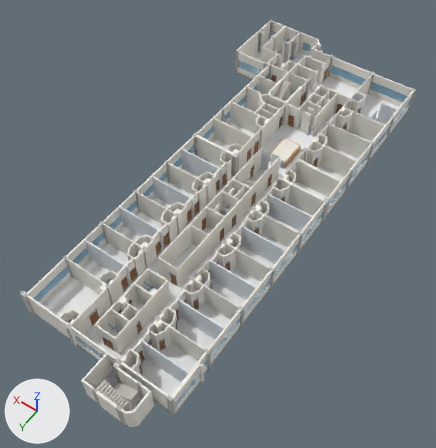
The glTF model public/p2/solca_p2.glb: old version first, new version second.
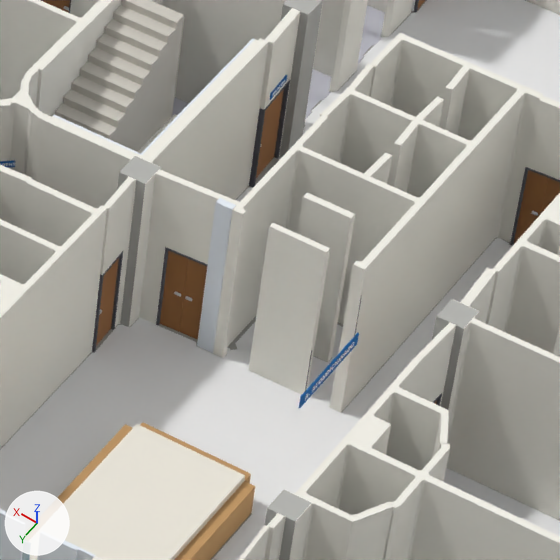
The first picture shows the older version from a camera (50 mm lens) standing at (45.3, 120.9, 62.8) and looking at (74.6, 79.8, -1.7). The close-ups show the older and then the newer version on the part from 61% to 79% of the width and 18% to 35% of the height of that picture. Only the edits that show in the close-ups are written down. Lighting does not change. The marker at lower left points along +X, +Y and +Z.

Objects in the first close-up: 'escaleras|0.608,0.578,0.518|0.00', 'letreros|0.002,0.130,0.423|0.00', 'muebles|0.548,0.314,0.130|0.00', 'muebles|0.865,0.828,0.740|0.00', 'muros|0.102,0.109,0.130|0.00', 'muros|0.360,0.160,0.053|0.00', 'muros|0.462,0.462,0.436|0.00', 'muros|0.810,0.865,0.922|0.00', 'muros|0.902,0.884,0.810|0.00', 'pisos|0.384,0.384,0.360|0.00', 'pisos|0.548,0.548,0.608|0.00', 'pisos|0.865,0.865,0.865|0.00' and 4 more.
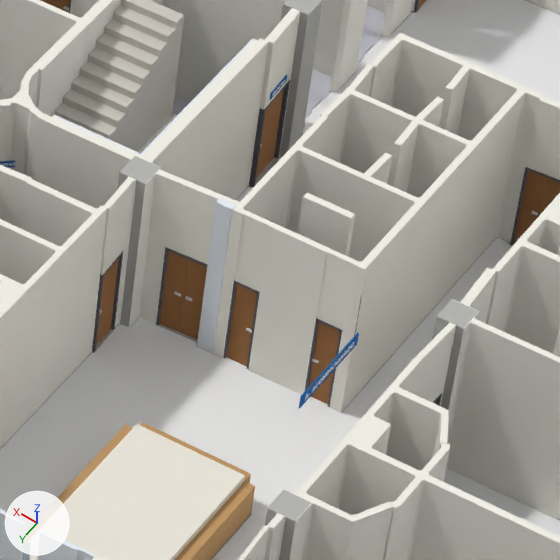
Patch to the scene script:
```diff
--- a/public/p2/solca_p2.glb.py
+++ b/public/p2/solca_p2.glb.py
@@ me_muros_0_102_0_109_0_130_0_00 @@
 # used by ob_muros_0_102_0_109_0_130_0_00; location = (1.54, -0.4, 0.0)
-me_muros_0_102_0_109_0_130_0_00.from_pydata(...)  # 1780 vertices, 3204 faces; spans x 66.7..82.9, y 43.4..104.8, z 0.0..2.1
+me_muros_0_102_0_109_0_130_0_00.from_pydata(...)  # 1820 vertices, 3276 faces; spans x 66.7..82.9, y 43.4..104.8, z 0.0..2.1
+# me_muros_0_102_0_109_0_130_0_00 part 1: the loose piece of 20 vertices spanning x 68.3..68.5, y 58.3..59.5, z 0.0..2.1 is copied, and the copy is scaled about its middle by (2.39, 0.127, 1), then moved by (2.6, 0.8, 0.0); it spans x 70.7..71.3, y 59.7..59.8, z 0.0..2.1
+# me_muros_0_102_0_109_0_130_0_00 part 2: the loose piece of 20 vertices spanning x 73.8..74.8, y 59.5..59.8, z 0.0..2.1 is copied, and the copy is scaled about its middle by (-0.578, -0.759, 1), then moved by (-1.4, 0.1, 0.0); it spans x 72.6..73.2, y 59.7..59.8, z 0.0..2.1
 me_muros_0_102_0_109_0_130_0_00.materials.append(mat_material_8)
@@ me_muros_0_360_0_160_0_053_0_00 @@
 # used by ob_muros_0_360_0_160_0_053_0_00; location = (1.54, -0.4, 0.0)
-me_muros_0_360_0_160_0_053_0_00.from_pydata(...)  # 752 vertices, 1128 faces; spans x 66.8..82.8, y 43.5..104.7, z 0.0..2.0
+me_muros_0_360_0_160_0_053_0_00.from_pydata(...)  # 768 vertices, 1152 faces; spans x 66.8..82.8, y 43.5..104.7, z 0.0..2.0
+# me_muros_0_360_0_160_0_053_0_00 part 3: a new loose piece, a box spanning x 70.75..71.25, y 59.705..59.745, z 0.01..2.05, in mat_material_6 (brown #a16e40)
+# me_muros_0_360_0_160_0_053_0_00 part 4: a new loose piece, a box spanning x 72.65..73.15, y 59.705..59.745, z 0.01..2.05, in mat_material_6 (brown #a16e40)
 me_muros_0_360_0_160_0_053_0_00.materials.append(mat_material_6)
@@ me_muros_0_902_0_884_0_810_0_00 @@
 # used by ob_muros_0_902_0_884_0_810_0_00; location = (1.54, -0.4, 0.0)
-me_muros_0_902_0_884_0_810_0_00.from_pydata(...)  # 4827 vertices, 9532 faces; spans x 60.9..88.6, y 43.2..108.7, z 0.0..3.8
+me_muros_0_902_0_884_0_810_0_00.from_pydata(...)  # 4909 vertices, 9724 faces; spans x 60.9..88.6, y 43.2..108.7, z 0.0..3.8
+# me_muros_0_902_0_884_0_810_0_00 part 5: a new loose piece, a box spanning x 70.7..71.3, y 59.67..59.78, z 2.1..3.84, in mat_material_5 (white #f4f1e8)
+# me_muros_0_902_0_884_0_810_0_00 part 6: a new loose piece, a box spanning x 72.6..73.2, y 59.67..59.78, z 2.1..3.84, in mat_material_5 (white #f4f1e8)
+# other edits to the shape of me_muros_0_902_0_884_0_810_0_00 do not show in these pictures
 me_muros_0_902_0_884_0_810_0_00.materials.append(mat_material_5)
```

Boxes (x1, y1, x2, y2) around the edits, measured in the close-ups (560 x 560 px):
part 1 of me_muros_0_102_0_109_0_130_0_00, added
    after: (305, 318, 342, 407)
part 2 of me_muros_0_102_0_109_0_130_0_00, added
    after: (223, 280, 260, 369)
part 3 of me_muros_0_360_0_160_0_053_0_00, added (brown)
    after: (309, 322, 340, 404)
part 4 of me_muros_0_360_0_160_0_053_0_00, added (brown)
    after: (227, 284, 257, 367)
part 5 of me_muros_0_902_0_884_0_810_0_00, added
    after: (316, 249, 357, 330)
part 6 of me_muros_0_902_0_884_0_810_0_00, added
    after: (234, 211, 273, 292)
